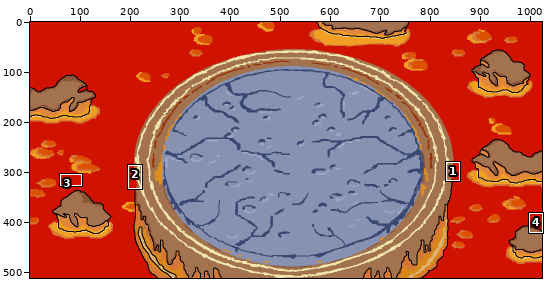
Pixel-art file -- Arte/Escenarios/Escenariolava.aseprite. Above, an overview of the earlier version with the close-up marked.
Close-up. The starting point:
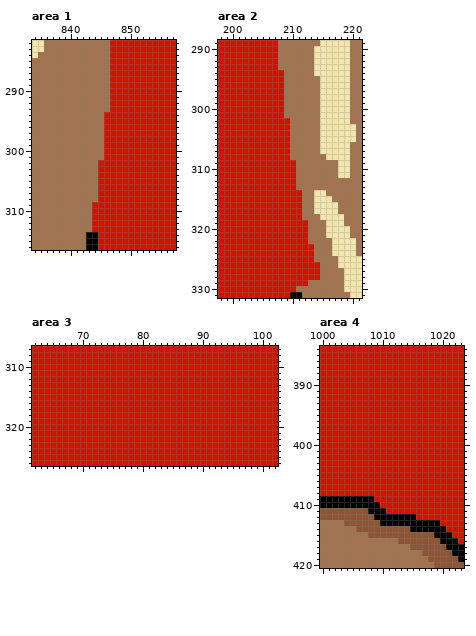
1024x512 pixels, 1 frame. Colours within 5 levels of each other are drawn and written as one. Shown: area 1: x 834..857, y 282..316; area 2: x 198..221, y 289..331; area 3: x 62..102, y 307..326; area 4: x 1000..1023, y 384..420. The commit also changed other parts of the picture, which this record leaves out.
Once edited:
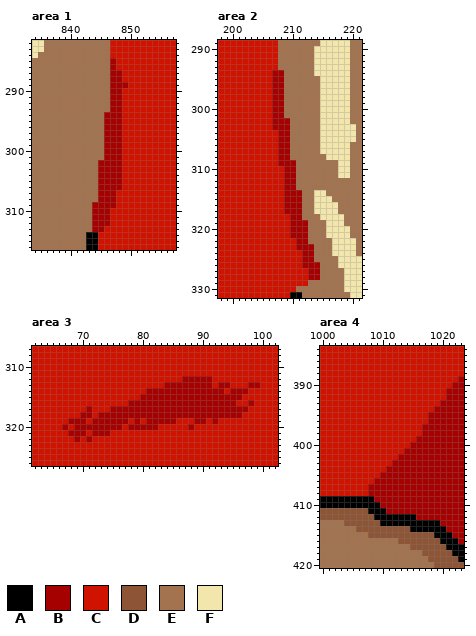
Palette (. is transparent): A #000000  B #a50101  C #d01200  D #8d5436  E #a3724e  F #f2e6ad
Changes in this commit:
layer "Layer 12" added
Area 1, layer "Layer 12":
y 285..286: x 847 C -> B
y 287..288: x 847..848 CC -> BB
y 289: x 847..849 CCC -> BBB
y 290..293: x 847..848 CC -> BB
y 294..301: x 846..848 CCC -> BBB
y 302..306: x 845..848 CCCC -> BBBB
y 307..308: x 845..847 CCC -> BBB
y 309: x 844..847 CCCC -> BBBB
y 310..312: x 844..846 CCC -> BBB
y 313: x 844..845 CC -> BB
Area 2, layer "Layer 12":
y 294..301: x 207..208 CC -> BB
y 302..303: x 207..209 CCC -> BBB
y 304..308: x 208..209 CC -> BB
y 309: x 208..210 CCC -> BBB
y 310..313: x 209..210 CC -> BB
y 314..317: x 209..211 CCC -> BBB
y 318: x 210..211 CC -> BB
y 319..321: x 210..212 CCC -> BBB
y 322: x 211..212 CC -> BB
y 323: x 211..213 CCC -> BBB
y 324..325: x 212..213 CC -> BB
y 326: x 212..214 CCC -> BBB
y 327..328: x 213..214 CC -> BB
Area 3, layer "Layer 12":
y 312: x 87..91 CCCCC -> BBBBB
y 313: x 84..91 CCCCCCCC -> BBBBBBBB; x 93..94 CC -> BB; x 98..99 CC -> BB
y 314: x 81..93 CCCCCCCCCCCCC -> BBBBBBBBBBBBB; x 95..97 CCC -> BBB
y 315: x 80..96 CCCCCCCCCCCCCCCCC -> BBBBBBBBBBBBBBBBB
y 316: x 78..95 CCCCCCCCCCCCCCCCCC -> BBBBBBBBBBBBBBBBBB; x 98 C -> B
y 317: x 71 C -> B; x 75..97 CCCCCCCCCCCCCCCCCCCCCCC -> BBBBBBBBBBBBBBBBBBBBBBB
y 318: x 70..71 CC -> BB; x 73..96 CCCCCCCCCCCCCCCCCCCCCCCC -> BBBBBBBBBBBBBBBBBBBBBBBB
y 319: x 68..70 CCC -> BBB; x 72..77 CCCCCC -> BBBBBB; x 79 C -> B; x 81..85 CCCCC -> BBBBB; x 89..90 CC -> BB; x 92 C -> B
y 320: x 67 C -> B; x 69..76 CCCCCCCC -> BBBBBBBB; x 78..82 CCCCC -> BBBBB; x 88 C -> B
y 321: x 68..70 CCC -> BBB; x 72..74 CCC -> BBB
y 322: x 69 C -> B; x 71 C -> B
Area 4, layer "Layer 12":
y 389: x 1023 C -> B
y 390: x 1022..1023 CC -> BB
y 391..392: x 1021..1023 CCC -> BBB
y 393: x 1020..1023 CCCC -> BBBB
y 394: x 1019..1023 CCCCC -> BBBBB
y 395..396: x 1018..1023 CCCCCC -> BBBBBB
y 397..398: x 1017..1023 CCCCCCC -> BBBBBBB
y 399: x 1016..1023 CCCCCCCC -> BBBBBBBB
y 400: x 1015..1023 CCCCCCCCC -> BBBBBBBBB
y 401: x 1014..1023 CCCCCCCCCC -> BBBBBBBBBB
y 402: x 1013..1023 CCCCCCCCCCC -> BBBBBBBBBBB
y 403: x 1012..1023 CCCCCCCCCCCC -> BBBBBBBBBBBB
y 404: x 1011..1023 CCCCCCCCCCCCC -> BBBBBBBBBBBBB
y 405: x 1010..1023 CCCCCCCCCCCCCC -> BBBBBBBBBBBBBB
y 406: x 1009..1023 CCCCCCCCCCCCCCC -> BBBBBBBBBBBBBBB
y 407..408: x 1008..1023 CCCCCCCCCCCCCCCC -> BBBBBBBBBBBBBBBB
y 409: x 1009..1023 CCCCCCCCCCCCCCC -> BBBBBBBBBBBBBBB
y 410: x 1010..1023 CCCCCCCCCCCCCC -> BBBBBBBBBBBBBB
y 411: x 1011..1023 CCCCCCCCCCCCC -> BBBBBBBBBBBBB
y 412: x 1016..1023 CCCCCCCC -> BBBBBBBB
y 413: x 1020..1023 CCCC -> BBBB
y 414: x 1021..1023 CCC -> BBB
y 415: x 1022..1023 CC -> BB
y 416: x 1023 C -> B
Where, in picture pixels (left, top, right, bottom), the same in both close-ups:
changed: (92, 58, 128, 232)
changed: (272, 70, 320, 280)
changed: (62, 376, 260, 442)
changed: (368, 376, 464, 544)
